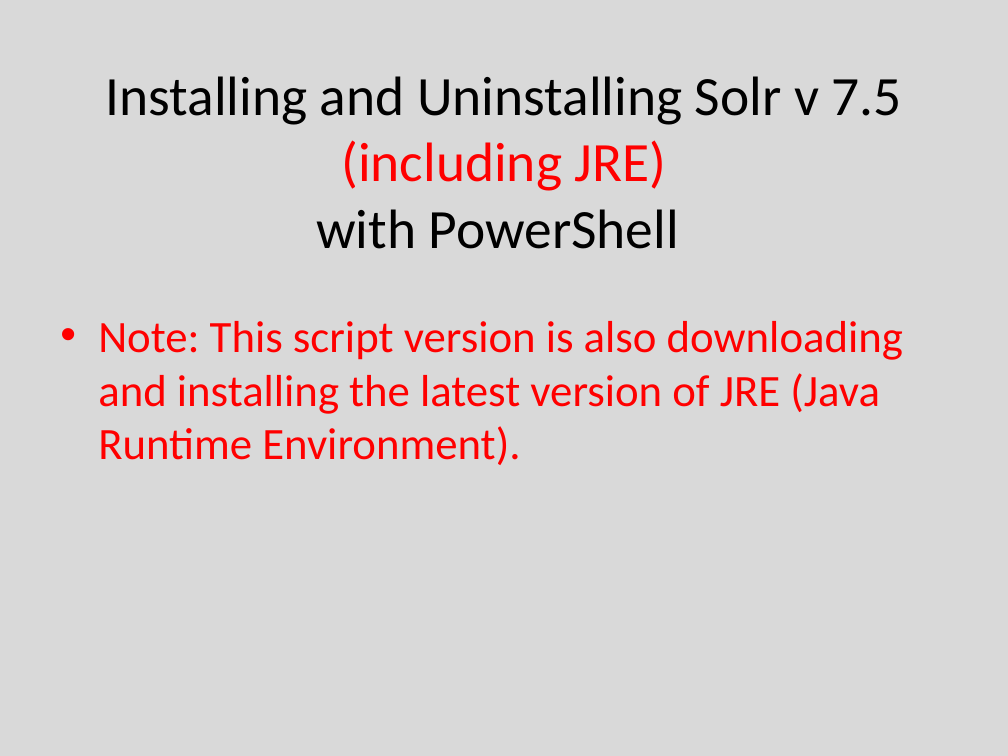
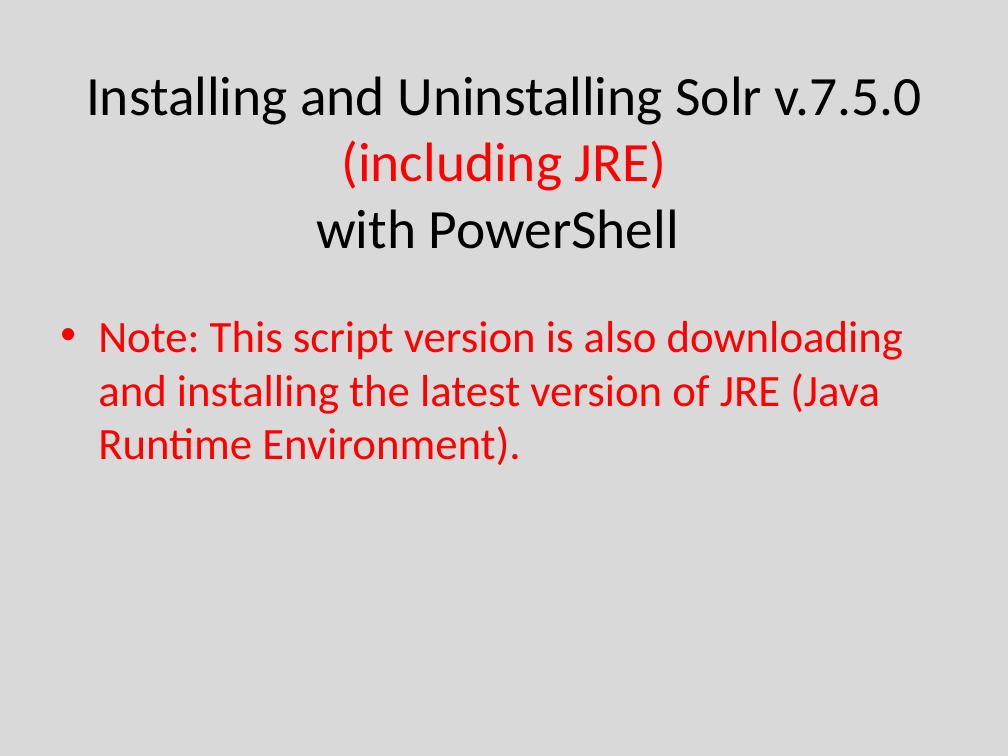
Before and after one commit to erjan123/Sitecore, a slide deck: slide 2 of Sitecore/PowershellScripts/Sitecore Solr/2.Installing-Uninstalling-Solr-JRE.pptm (slide 1 before the commit). Drawn at 1008x756 pixels with LibreOffice and Linux fonts; fonts in the diff are those of the drawing. Boxes give left, top, right and bottom in pixels: in the first picture for what was removed or moved away, otherwise in the second. Text is boxed around its words. In the diff, an @@ line names an element or a change of style, - is before the commit and + after.

```diff
--- a/Sitecore/PowershellScripts/Sitecore Solr/2.Installing-Uninstalling-Solr-JRE.pptm
+++ b/Sitecore/PowershellScripts/Sitecore Solr/2.Installing-Uninstalling-Solr-JRE.pptm
@@ title at <box>86,76,922,249</box>: text changed @@
-Installing and Uninstalling Solr v 7.5 (including JRE)
-with PowerShell
+Installing and Uninstalling Solr v.7.5.0 (including JRE)
+with PowerShell
```
Also in this commit, not shown: 1 other slide changed, 1 slide removed, 1 other file.
